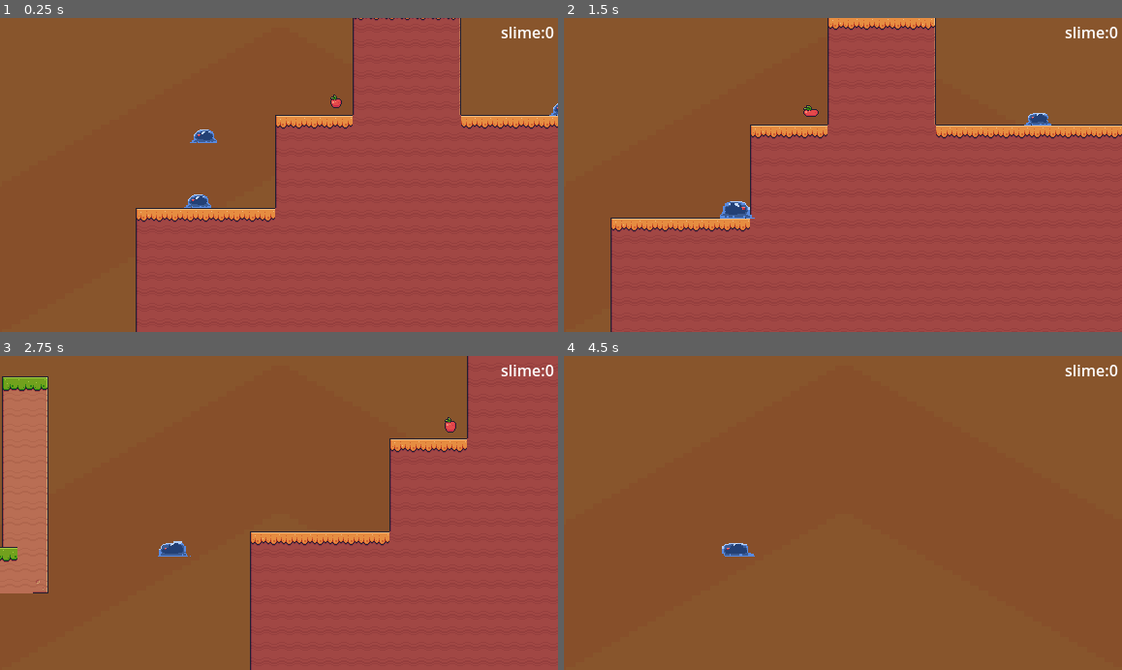
Above: before the commit, frames 1-4 (two rows, left to right).
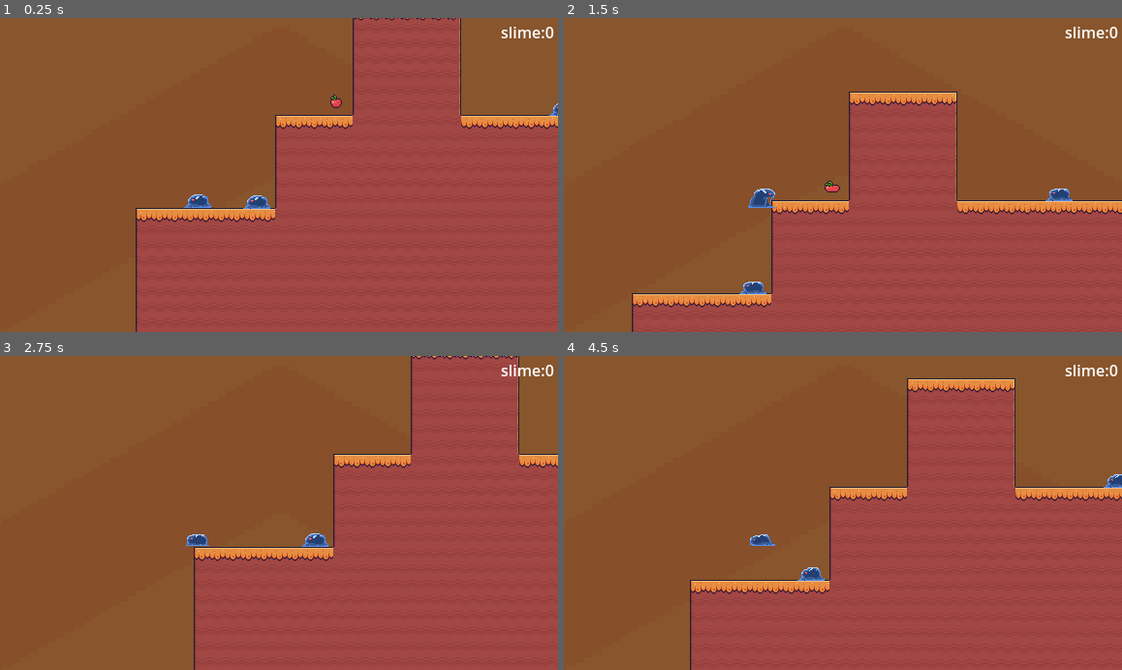
Above: after the commit, the same moments.

Repository: Yanndri/Slime-Climbers
Game: Godot game, scene res://main.tscn
The game is run twice, just before and just after one commit, with the same random seed, the same clock (stepped at 60 frames per second) and the same inputs. The engine's default icon, where the game draws it, is replaced by a stand-in: a white triangle on a blue panel in a dark square.
Inputs:
- Up to frame 1 (0.25 s): no input
- Up to frame 2 (1.5 s): tap Enter (ui_accept) at 0.5, 0.77 s; hold Right (ui_right) from 0.53 s (still down)
- Up to frame 3 (2.75 s): tap Enter (ui_accept) at 1.52 s; release Right (ui_right) at 2.03 s; hold Left (ui_left) from 2.03 s (still down)
- Up to frame 4 (4.5 s): release Left (ui_left) at 2.78 s; hold Right (ui_right) 2.78-4.28 s; tap Enter (ui_accept) at 3.02, 3.77 s; hold Left (ui_left) from 4.28 s (still down)

The runs differ from the first frame. In frame 1, 0.3% of the frame differs, in the area x 34-49%, y 35-61%; in frame 2, 24%; in frame 3, 18%; in frame 4, 35%, in the area x 22-100%, y 7-100%.

Commit message:
Revert "slimemove"
This reverts commit 77ed56b28dc88eb5494a913a092df5381137201e.

Diff:
--- a/level_1.tscn
+++ b/level_1.tscn
@@ -19,7 +19,7 @@
 position = Vector2(378, -101)
 
 [node name="Slime2" parent="NPCs" instance=ExtResource("3_45tyk")]
-position = Vector2(7, -101)
+position = Vector2(62, -4)
 
 [node name="Power-up" parent="." instance=ExtResource("4_cpncv")]
 position = Vector2(144, -98)
